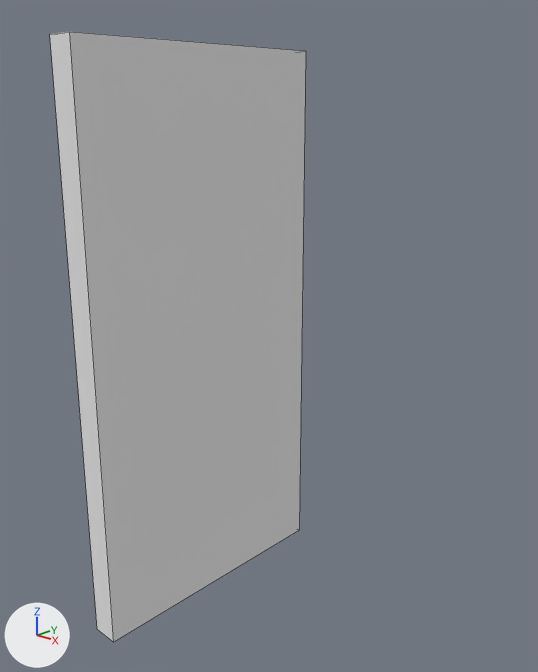
A saved change to the Blender file Resources/Blender/Scenery/ModularDungeon/Dn_Walls.blend.
The view is the same before and after, from a 50 mm camera at (3.91, -3.47, 3.6) aimed at (-0.33, 1.07, 1.71). Lighting does not change. The marker at lower left points along +X, +Y and +Z. Mesh edges are drawn as thin lines.

The older version as bpy lines, for what is in view:
```python
me_dn_wall = bpy.data.meshes.new('Dn_Wall')
me_dn_wall.from_pydata(...)  # 12 vertices, 6 faces; spans x -0.1..0.1, y -1.0..1.0, z 0.0..4.0
me_dn_wall.materials.append(mat_material_base)  # its picture is missing
ob_dn_wall_1 = bpy.data.objects.new('Dn_Wall_1', me_dn_wall)
ob_dn_wall_1.location = (0.0, 0.0, 0.0)
```
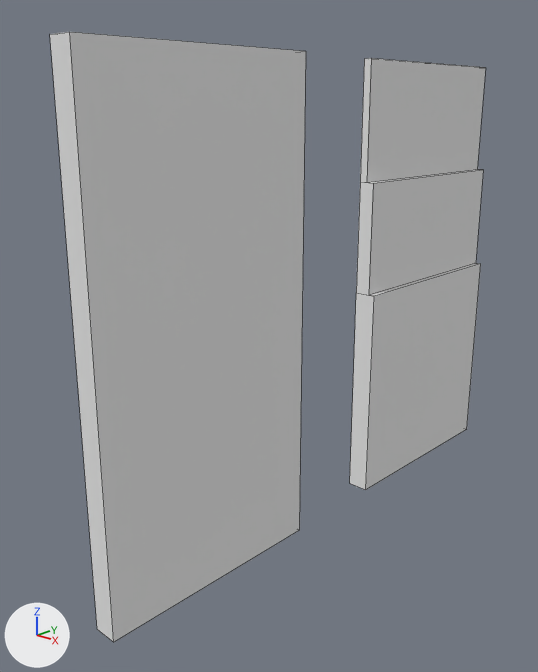
Changed parts and their boxes [x1, y1, x2, y2] in the pictures (538 x 672 px):
'Dn_Wall_2', added
    after: [350, 58, 486, 490]

Patch to the scene script:
```diff
--- a/Resources/Blender/Scenery/ModularDungeon/Dn_Walls.blend.py
+++ b/Resources/Blender/Scenery/ModularDungeon/Dn_Walls.blend.py
@@ me_dn_wall_2 @@
+me_dn_wall_2.from_pydata(...)  # 24 vertices, 22 faces; spans x -0.1..0.1, y -1.0..1.0, z 0.0..4.0
+me_dn_wall_2.materials.append(mat_material_base)  # its picture is missing
@@ ob_dn_wall_2 @@
+ob_dn_wall_2 = bpy.data.objects.new('Dn_Wall_2', me_dn_wall_2)
+ob_dn_wall_2.location = (0.0, 3.0, 0.0)
```
